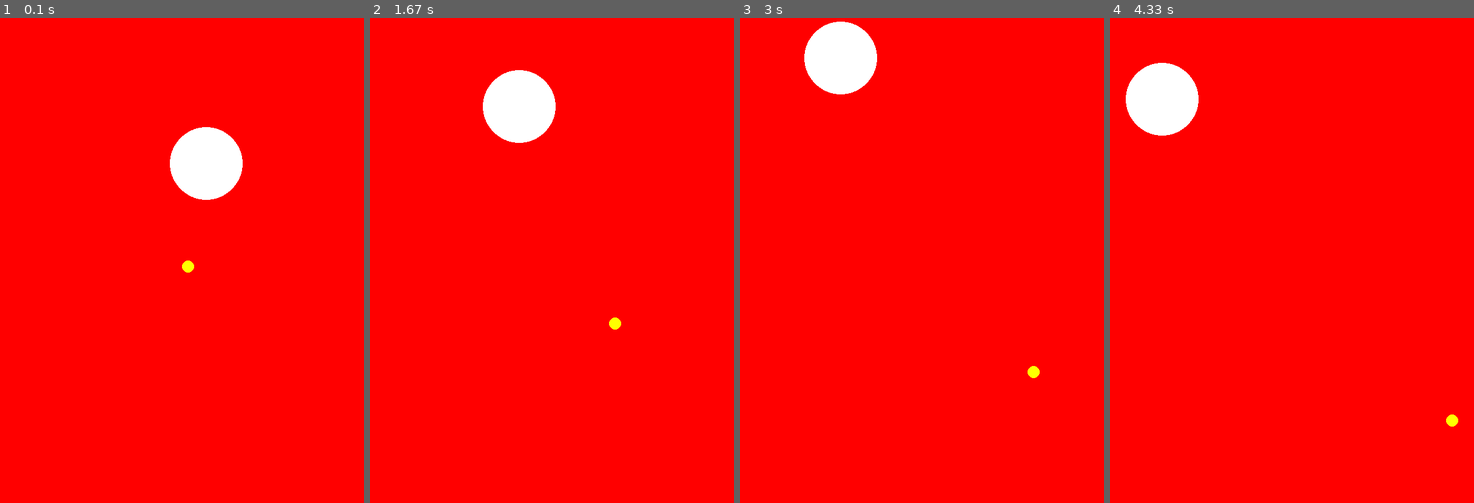
Above: before the commit, frames 1-4 (left to right).
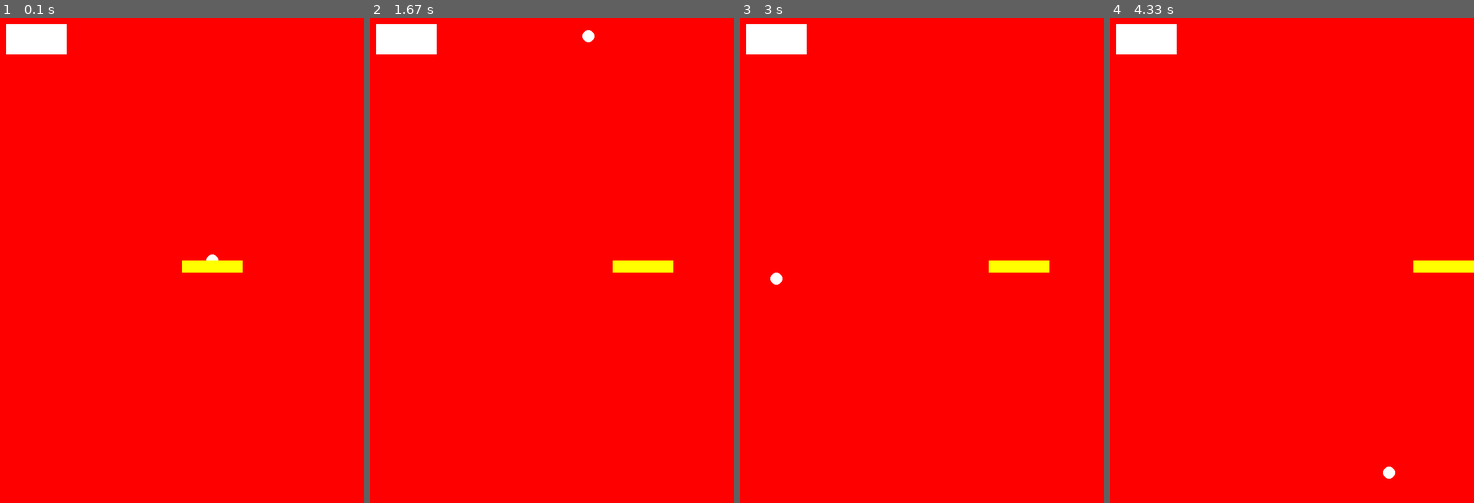
Above: after the commit, the same moments.

Repository: cris0k/juegos_pygame
Game: pygame game, started from game.py
Same seed, same stepped clock (60 frames per second), same inputs: the game is played once before the commit and once after it.
Inputs:
- Up to frame 1 (0.1 s): no input
- Up to frame 2 (1.67 s): hold Right 0.33-0.8 s; hold Right 0.83-1.3 s; hold Left from 1.33 s (still down)
- Up to frame 3 (3 s): release Left at 1.87 s; hold Left 1.9-2.3 s; hold Right 2.33-2.97 s
- Up to frame 4 (4.33 s): hold Left 3-3.47 s; hold Right 3.5-3.97 s; hold Right from 4 s (still down)

The runs differ from the first frame. In frame 1, 3.8% of the frame differs, in the area x 1-67%, y 1-53%; in frame 2, 3.9%, in the area x 1-84%, y 1-65%; in frame 3, 3.9%; in frame 4, 3.9%.

Commit message:
Comprobamos choque, Creamos raquta, comprobamos choque de la bola y comienzo de superclase

Diff:
--- a/game.py
+++ b/game.py
@@ -3,16 +3,61 @@
 
 pg.init()
 
+class Vigneta: #Super class con todo definido para luego ser elegido y utilizado por las otras class
+    def __init__(self, padre, x, y, ancho, alto, color = (255, 255, 255)):
+        self.padre = padre
+        self.x = x
+        self.y = y
+        self.color = color
+        self.ancho = ancho
+        self.alto = alto
+        self.vx = 0
+        self.vy = 0
+
+    def dibujar(self):
+        pass
+
+    def mover(self):
+        pass
+
+class Ladrillo(Vigneta):
+    def dibujar(self):
+        pg.draw.rect(self.padre, self.color, (self.x, self.y, self.ancho, self.alto))
+
+    def comprobarToque(self, bola):
+        #hago cosas al tocarme la bola
+        pass
+
+
+class Raqueta(Vigneta):
+    def __init__(self, padre, x, y, ancho, alto, color = (255, 255, 0)):
+        super().__init__(padre, x, y, ancho, alto, color)
+        self.vx = 5 # como en Vigneta decimos que la velocidad es 0, hay que sobreescribirla
+
+    def dibujar(self):
+        pg.draw.rect(self.padre, self.color, (self.x, self.y, self.ancho, self.alto))
+
+    def mover(self):
+        teclas = pg.key.get_pressed()
+        if teclas[pg.K_LEFT]:
+            self.x -= self.vx
+        if teclas[pg.K_RIGHT]:
+            self.x += self.vx
+
+ # Que el rectangulo no pase del borde de la pantalla del juego
+        if self.x <= 0:
+            self.x = 0
+        if self.x + self.ancho >= self.padre.get_width():
+            self.x = self.padre.get_width() - self.ancho
+
 class Bola:
-    def __init__(self, padre, x, y, color = (255, 255, 255), radio = 10):
-        # padre va a ser la pantalla de bola y en la creacion de bola en Game,
-        #se debe poner pantalla en el parametro posicional de padre
+    def __init__(self, padre, x, y, color = (255, 255, 255), radio = 10) :
         self.x = x
         self.y = y
         self.color = color
         self.radio = radio
-        self.vx = 1
-        self.vy = 1
+        self.vx = 5
+        self.vy = 5
         self.padre = padre
 
 
@@ -31,22 +76,36 @@
     def dibujar(self):
         pg.draw.circle(self.padre, self.color, (self.x, self.y), self.radio)
 
+    def compruebaChoque(self, otro):
+        if (self.x - self.radio in range(otro.x, otro.x + otro.ancho) or \
+            self.x + self.radio in range(otro.x, otro.x + otro.ancho)) and \
+           (self.y - self.radio in range(otro.y, otro.y + otro.alto) or \
+            self.y + self.radio in range(otro.y, otro.y + otro.alto)):
+
+           self.vy *= -1
+
+
+
 class Game:
     def __init__(self, ancho=600, alto=800):
         self.pantalla = pg.display.set_mode((ancho, alto))
-        self.bola = Bola(self.pantalla, ancho // 2, alto // 2, (255, 255, 0))
-        self.bolas = []
+        self.bola = Bola(self.pantalla, ancho // 2, alto //2 )
+        self.raqueta = Raqueta(self.pantalla, ancho//2, alto // 2, 100, 20)
+        self.ladrillo = Ladrillo(self.pantalla, 10, 10, 100, 50)
         """
-        for i... random de numero de bolas:
-            self.bolas.append(nueva_bola)
-            diferentes colores
-            diferentes tamaños
-            diferentes velocidades
+        for i in range(random.randint(2, 10)):
+            radio = random.randint(5, 50)
+            self.bolas.append(Bola(random.randint(radio, ancho - radio),
+                                   random.randint(radio, alto - radio),
+                                   self.pantalla,
+                                   (random.randint(0, 255),
+                                    random.randint(0, 255),
+                                    random.randint(0, 255)),
+                                   radio))
+            self.bolas[i].vx = random.randint(5,15) * random.choice[(-1, 1)]
+            self.bolas[i].vy = random.randint(5,15) * random.choice[(-1, 1)]
         """
 
-        self.bola1 = Bola(self.pantalla, 350, 250, radio=60)
-        self.bola1.vx = -1
-        self.bola1.vy = -1
 
     def bucle_ppal(self):
         game_over = False
@@ -58,13 +117,28 @@
                 if evento.type == pg.QUIT:
                     game_over = True
 
-            #mover todas las bolas
+        # Una de las posibles soluciones a que el recrangulo se mueva al dejar pulsada la tecla
+                """
+                if evento.type == pg.KEYDOWN:
+                    if evento.key == pg.K_LEFT:
+                        self.raqueta.vx = -5
+                    if evento.key == pg.K_RIGHT:
+                        self.raqueta.vx = 5
+                if evento.type == pg.KEYUP:
+                    if evento.key in (pg.K_LEFT, pg.K_RIGHT):
+                        self.raqueta.vx = 0
+                """
+
+
+            self.pantalla.fill((255, 0, 0))
+
+            self.ladrillo.mover()
             self.bola.mover()
-            self.bola1.mover()
-            self.pantalla.fill((255, 0, 0))
-            #dibujar todas las bolas
+            self.raqueta.mover()
+            self.bola.compruebaChoque(self.raqueta)
             self.bola.dibujar()
-            self.bola1.dibujar()
+            self.raqueta.dibujar()
+            self.ladrillo.dibujar()
 
             pg.display.flip()
 
